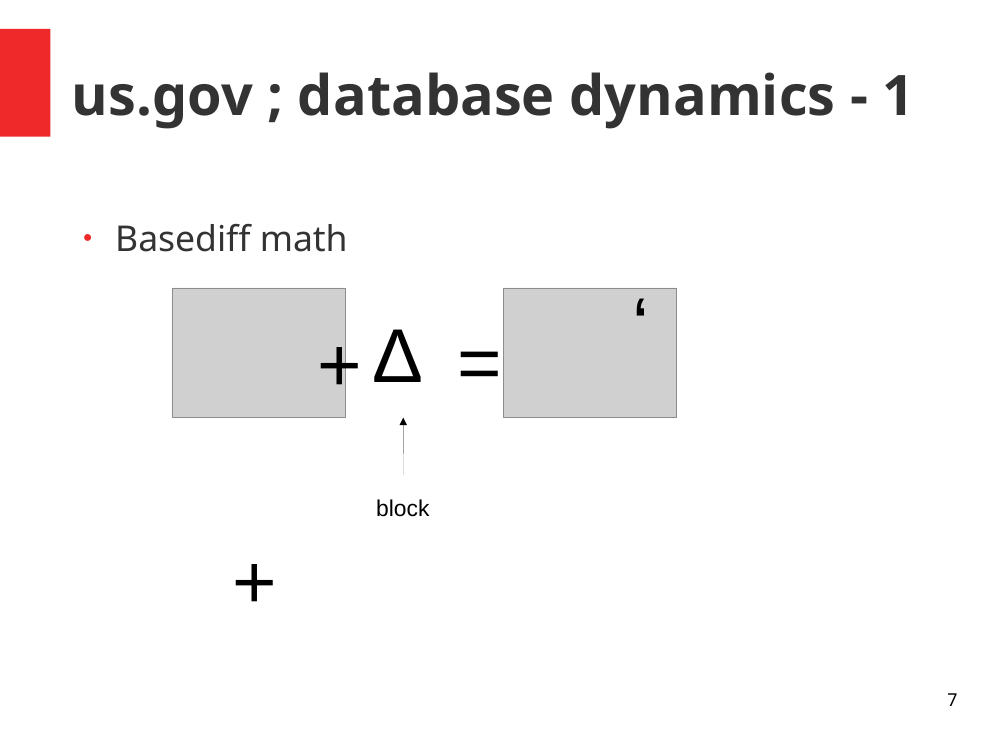
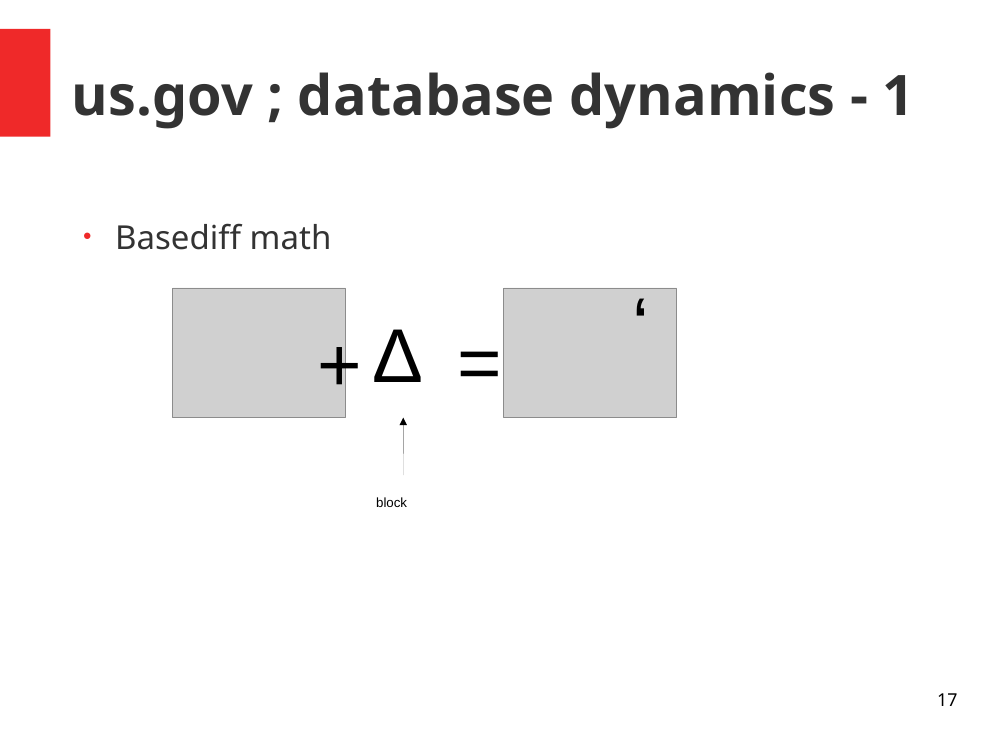
Before and after one commit to RedSkiesIO/ac-core-doc, a slide deck: slide 17 of us.gov.odp (slide 7 before the commit). Drawn at 1008x756 pixels with LibreOffice and Linux fonts; fonts in the diff are those of the drawing; grey boxes stand for pictures. Boxes give left, top, right and bottom in pixels: in the first picture for what was removed or moved away, otherwise in the second. Text is boxed around its words. In the diff, an @@ line names an element or a change of style, - is before the commit and + after.

```diff
--- a/us.gov.odp
+++ b/us.gov.odp
@@ text "Basediff math" at [115, 223, 332, 250]: size 28 to 26 pt; less space between paragraphs @@
@@ text "block" at [376, 497, 407, 507]: size 18 to 10.5 pt @@
@@ text removed at [223, 528, 285, 622] @@
-+
@@ page number at [937, 693, 957, 706]: text changed @@
-7
+17
```
Also in this commit, not shown: 11 other slides changed, 17 slides added.
